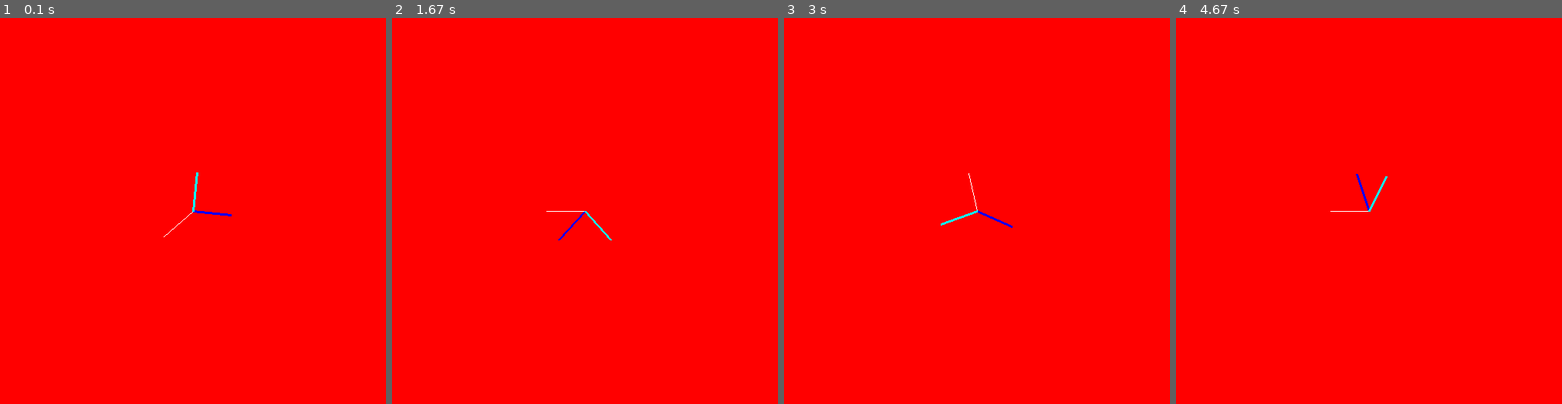
Above: before the commit, frames 1-4 (left to right).
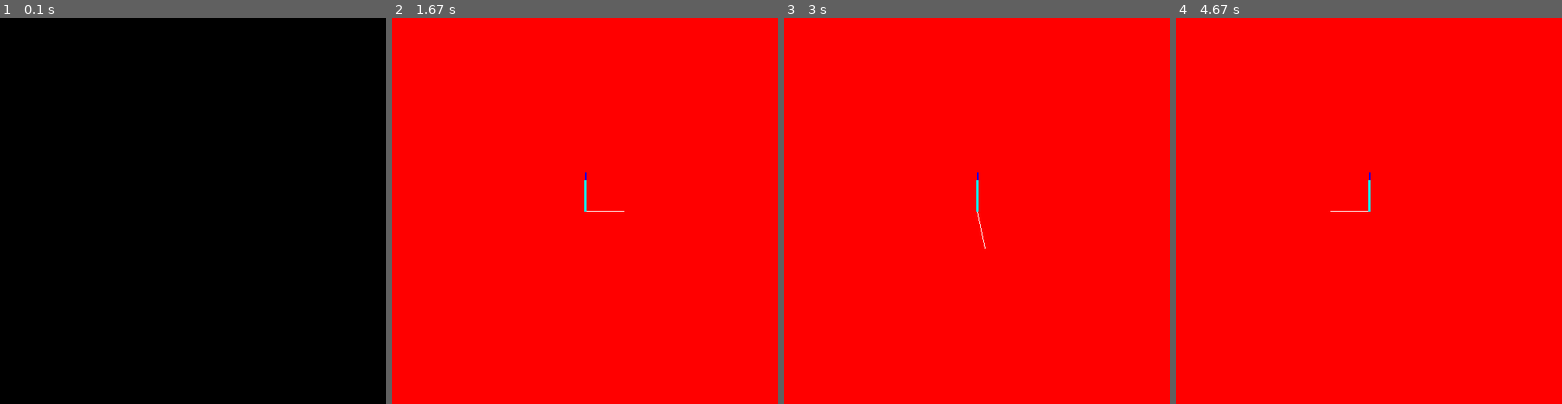
Above: after the commit, the same moments.

Repository: selcukemreozer/pygame
Game: pygame game, started from theClock.py
Two runs of this game, one before a commit and one after it. Both use one fixed random seed, a clock stepped at 60 frames per second and the inputs below.
Inputs:
- Up to frame 1 (0.1 s): no input
- Up to frame 2 (1.67 s): no input
- Up to frame 3 (3 s): no input
- Up to frame 4 (4.67 s): no input

The runs differ from the first frame. In frame 1, 100% of the frame differs, in the area x 0-100%, y 0-100%; in frame 2, 0.2%; in frame 3, 0.2%; in frame 4, 0.2%.

Commit message:
some settings

Diff:
--- a/theClock.py
+++ b/theClock.py
@@ -27,24 +27,37 @@
     # pygame.draw.line(screen, (255, 255, 255), (x1, y1), (x2, y2), 4)
     xsaniye = -50 * round(math.sin(math.radians(derece)), 5) + 250
     ysaniye = -50 * round(math.cos(math.radians(derece)), 5) + 250
+
+    """
+    saniye = -25 * round(math.sin(math.radians(derece)), 5) + 100
+    saniye2 = -25 * round(math.cos(math.radians(derece)), 5) + 100
+    saniye3 = 25 * round(math.sin(math.radians(derece)), 5) + 100
+    saniye4 = 25 * round(math.cos(math.radians(derece)), 5) + 100
+    """
+
     xdakika = -50 * round(math.sin(math.radians(dereceDK)), 5) + 250
     ydakika = -50 * round(math.cos(math.radians(dereceDK)), 5) + 250
-    xsaat   = -50 * round(math.sin(math.radians(dereceST)), 5) + 250
-    ysaat = -50 * round(math.cos(math.radians(dereceST)), 5) + 250
+    xsaat   = -40 * round(math.sin(math.radians(dereceST)), 5) + 250
+    ysaat   = -40 * round(math.cos(math.radians(dereceST)), 5) + 250
+
+    # pygame.draw.line(screen, (255, 255, 255), (100, 100), (saniye, saniye2))
+    # pygame.draw.line(screen, (255, 255, 255), (100, 100), (saniye3, saniye4))
+
     pygame.draw.line(screen, (255, 255, 255), (250, 250), (xsaniye, ysaniye))
-    pygame.draw.line(screen, (0, 0, 255), (250, 250), (xdakika, ydakika), 3)
+    pygame.draw.line(screen, (0, 0, 255), (250, 250), (xdakika, ydakika), 2)
     pygame.draw.line(screen, (0, 255, 255), (250, 250), (xsaat, ysaat), 3)
 
     derece-=6
+
     if derece == 0:
         derece=360
-        dereceDK-=6
+        dereceDK-=6 # her 60 saniyede yelkovan 6 derece ilerliyor. Her dakika 6 derece.
         sayac+=1
 
     if dereceDK == 0:
         dereceDK = 360
 
-    if sayac == 6:
+    if sayac == 6: # akrep her 6 saniyede 3 derece hareket ediyor. Her 1 saat 30 derece. 3 x 10 = 30 derece = 1saat
         dereceST -= 3
         sayac = 0
 
@@ -52,7 +65,7 @@
         dereceST = 360
 
     # print(f"\ndegree:{derece}\nx1:{x1 - 100}\ny1:{y1 - 100}\nx2:{x2 - 100}\ny2:{y2 - 100}\n")
-    sleep(0.0001)
+    sleep(0.1)
     """
     if y1 == 200:
         donus_y = True
